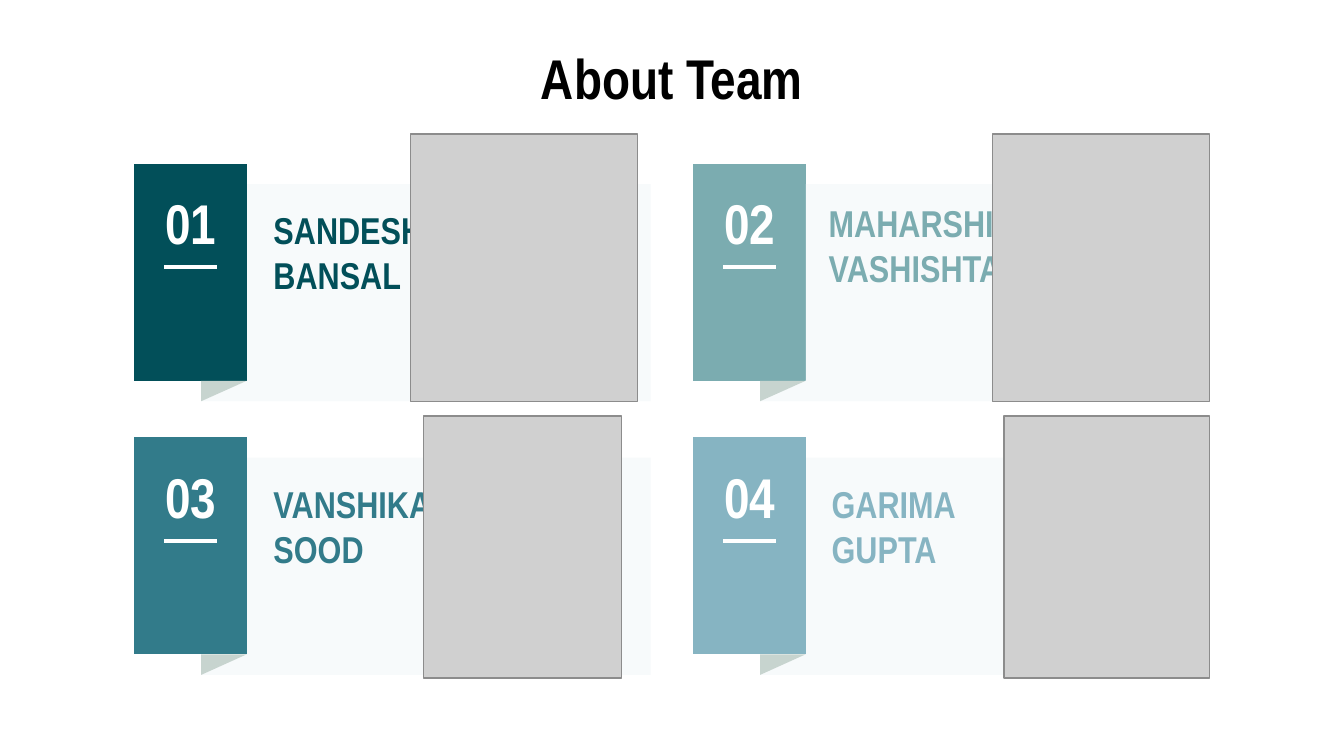
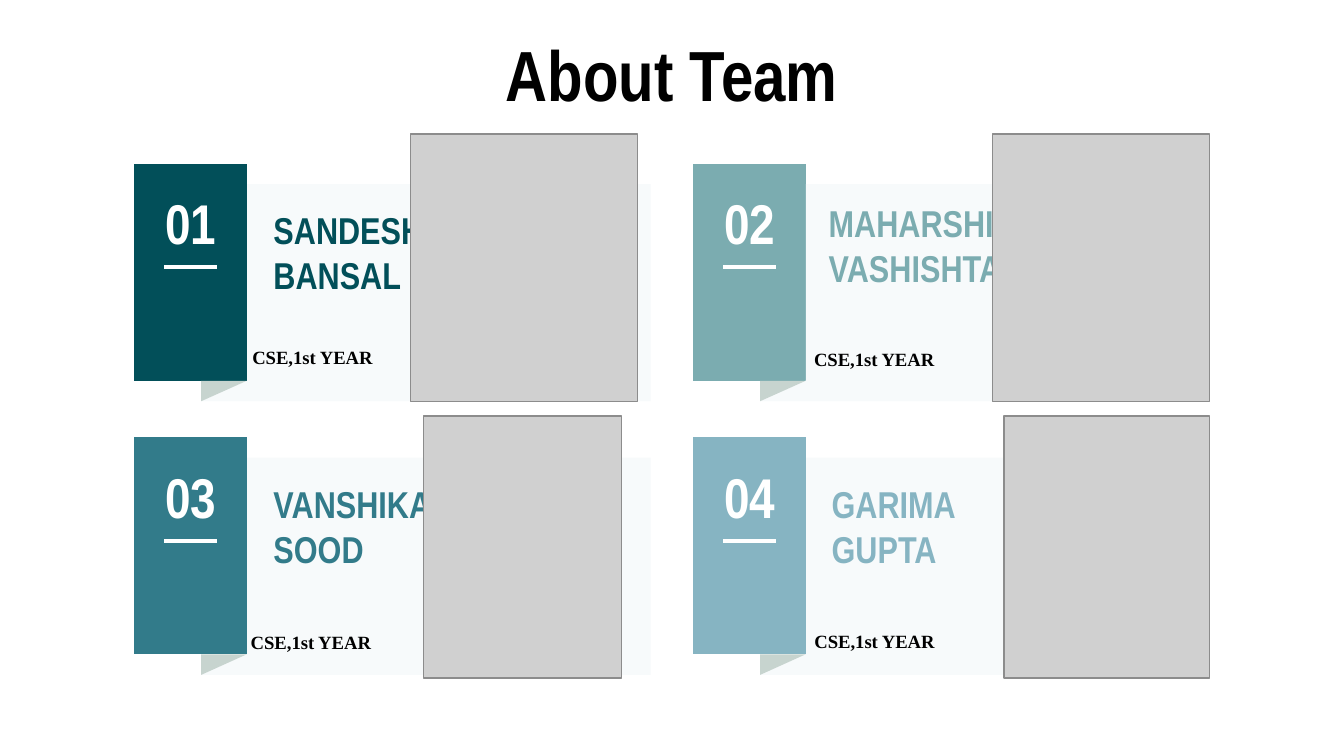
Before and after one commit to sandesh3568/Care4U-MSVG.github.io, a slide deck: slide 16 of Team MSVG.pptx (slide 12 before the commit). Drawn at 1344x756 pixels with LibreOffice and Linux fonts; fonts in the diff are those of the drawing; grey boxes stand for pictures. Boxes give left, top, right and bottom in pixels: in the first picture for what was removed or moved away, otherwise in the second. Text is boxed around its words. In the diff, an @@ line names an element or a change of style, - is before the commit and + after.

```diff
--- a/Team MSVG.pptx
+++ b/Team MSVG.pptx
@@ title "About Team": place and size @@
-title "About Team" at bbox=[541, 58, 803, 100]
+title "About Team" at bbox=[506, 49, 838, 102]
@@ title "About Team" at bbox=[506, 49, 838, 102]: size 30 to 38 pt @@
@@ text added at bbox=[252, 351, 373, 367], 10 pt, text #000000, bold @@
+CSE,1st YEAR
@@ text added at bbox=[814, 353, 935, 369], 10 pt, text #000000, bold @@
+CSE,1st YEAR
@@ text added at bbox=[251, 636, 371, 652], 10 pt, text #000000, bold @@
+CSE,1st YEAR
@@ text added at bbox=[814, 635, 935, 651], 10 pt, text #000000, bold @@
+CSE,1st YEAR
```
Also in this commit, not shown: 4 other slides changed, 6 slides added, 2 slides removed, 40 other files.
